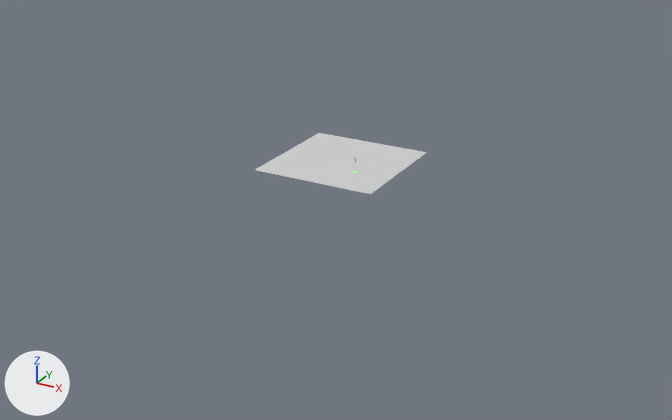
An edit to the Blender file LBRD2.blend, drawn before and after from the same camera.
Before and after are seen from a camera (50 mm lens) standing at (180.0, -344.0, 152.0) and looking at (-4.0, -10.0, -16.0). Every picture has the same lights, and +X, +Y and +Z are marked at lower left.
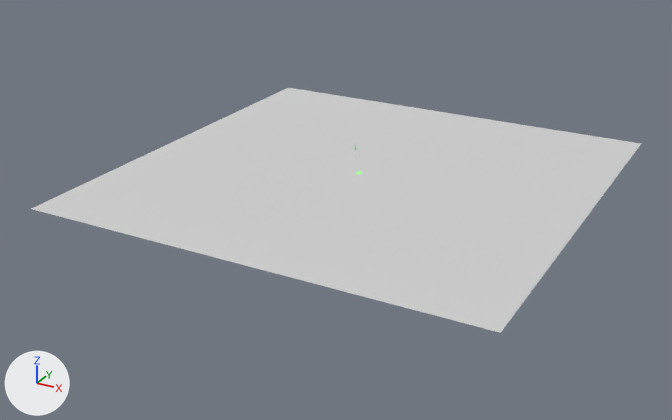
Edits to the bpy script that builds the scene:
```text
Change ob_plane:
    ob_plane.location: (-11.4, 9.6, 0.0) -> (3.8, 0.0, 0.0)
    ob_plane.scale: (29.3, 29.3, 29.3) -> (100.0, 100.0, 1.0)
```

Boxes (x1, y1, x2, y2) around the edits, measured in the pictures (672 x 420 px):
'Plane', moved, rescaled (253% wider, 297% taller)
    before: (255, 133, 427, 194)
    after: (31, 88, 641, 333)
